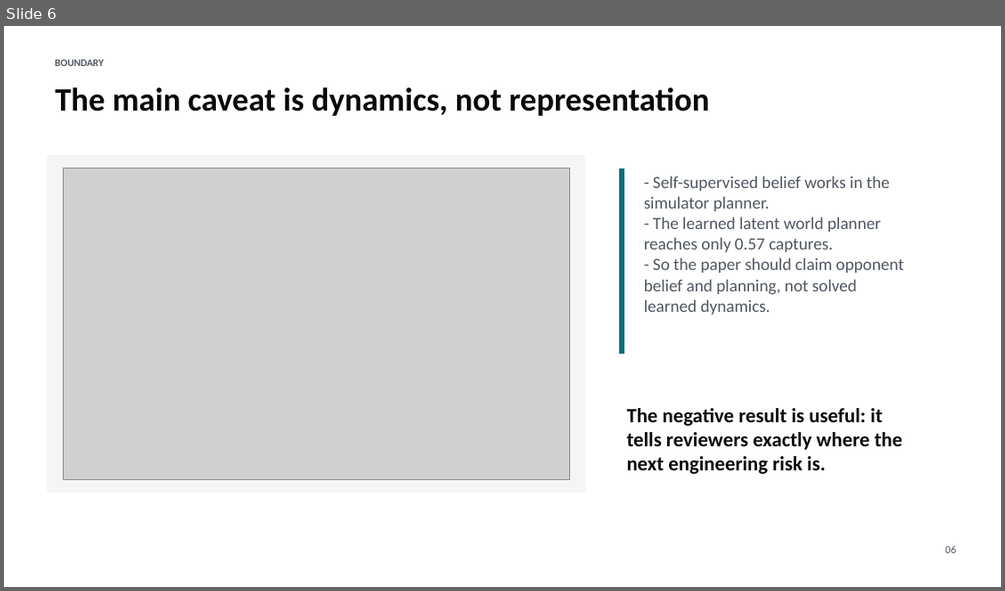
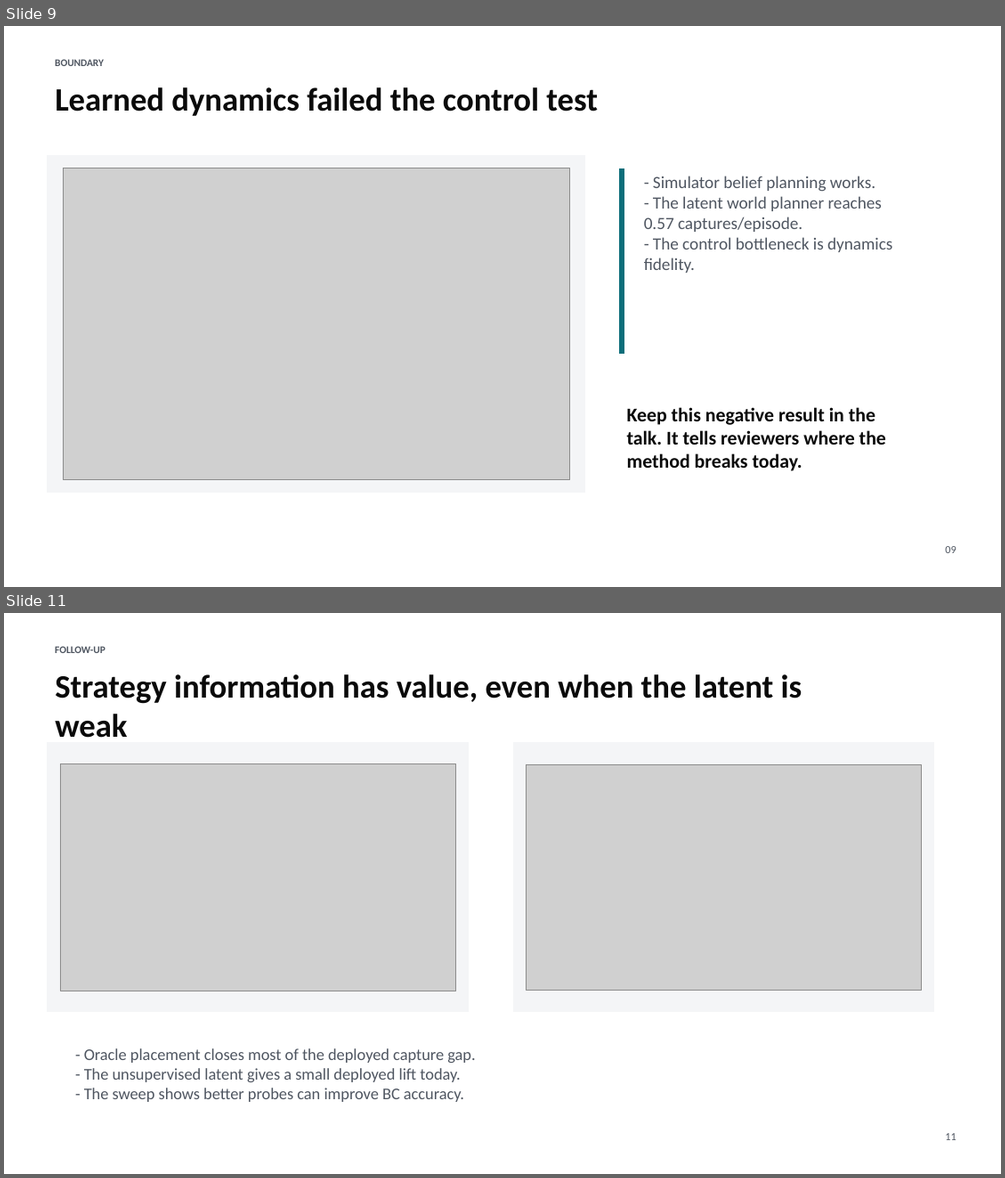
Before and after one commit to rlogger/marl-opp-aware, a slide deck: marl_opp_aware_results.pptx. Shown one above the other, each under a label of ours: slide 6 before the commit, slides 9 and 11 after it; the slides between them are not shown. The pictures are 1005x591 and 1005x1178 pixels, drawn with LibreOffice and Linux fonts; fonts in the diff are those of the drawing; grey boxes stand for pictures. Boxes give left, top, right and bottom in pixels: in the first picture for what was removed or moved away, otherwise in the second. Text is boxed around its words. In the diff, an @@ line names an element or a change of style, - is before the commit and + after.

```diff
--- a/marl_opp_aware_results.pptx
+++ b/marl_opp_aware_results.pptx
@@ slide 11 added at (x1=4, y1=613, x2=1001, y2=1174), background #FFFFFF @@
@@ text added at (x1=55, y1=646, x2=105, y2=653), 9.8 pt, text #4F5661, bold @@
+FOLLOW-UP
@@ text added at (x1=55, y1=674, x2=802, y2=738), 31.5 pt, text #0A0A0A, bold @@
+Strategy information has value, even when the latent is weak
@@ rectangle added at (x1=48, y1=742, x2=468, y2=1012), fill #F4F5F7, outline #F4F5F7 0 pt @@
@@ rectangle added at (x1=513, y1=742, x2=933, y2=1012), fill #F4F5F7, outline #F4F5F7 0 pt @@
@@ picture added at (x1=60, y1=763, x2=455, y2=989) @@
@@ picture added at (x1=526, y1=764, x2=922, y2=989) @@
@@ text added at (x1=84, y1=1048, x2=475, y2=1102), 15.8 pt, text #4F5661 @@
+- Oracle placement closes most of the deployed capture gap.
+- The unsupervised latent gives a small deployed lift today.
+- The sweep shows better probes can improve BC accuracy.
@@ text added at (x1=945, y1=1133, x2=955, y2=1140), 10.5 pt, text #4F5661 @@
+11
@@ what was slide 6 is now slide 9 @@
@@ slide 9 changed as well @@
@@ text at (x1=55, y1=87, x2=598, y2=116): text changed @@
-The main caveat is dynamics, not representation
+Learned dynamics failed the control test
@@ text at (x1=644, y1=176, x2=892, y2=273): text changed @@
-- Self-supervised belief works in the simulator planner.
-- The learned latent world planner reaches only 0.57 captures.
-- So the paper should claim opponent belief and planning, not solved learned dynamics.
+- Simulator belief planning works.
+- The latent world planner reaches 0.57 captures/episode.
+- The control bottleneck is dynamics fidelity.
@@ text at (x1=627, y1=407, x2=886, y2=471): text changed; size 19.5 to 18.8 pt @@
-The negative result is useful: it tells reviewers exactly where the next engineering risk is.
+Keep this negative result in the talk. It tells reviewers where the method breaks today.
@@ text at (x1=945, y1=546, x2=955, y2=553): text changed @@
-06
+09
```
Also in this commit, not shown: 3 other slides changed, 8 other slides added, 4 slides removed, 4 other files.
